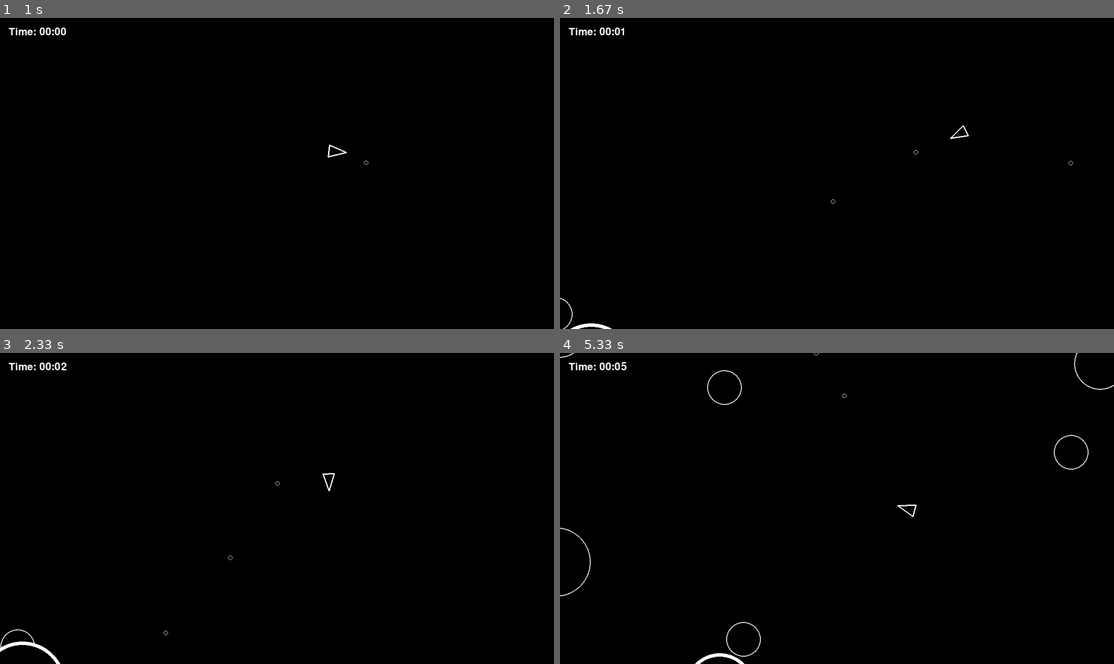
Above: before the commit, frames 1-4 (two rows, left to right).
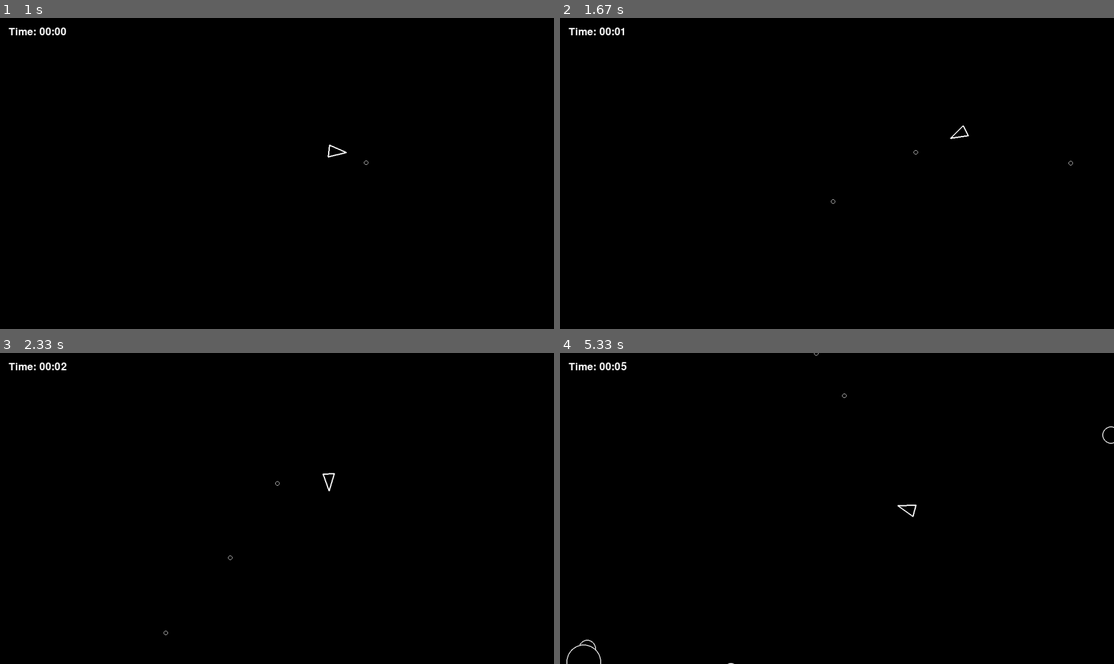
Above: after the commit, the same moments.

Repository: TobiasPartzsch/asteroids-game
Game: pygame game, started from main.py
Same seed, same stepped clock (60 frames per second), same inputs: the game is played once before the commit and once after it.
Inputs (mouse positions are in pixels of both pictures, inside the frame that each line leads up to):
- Up to frame 1 (1 s): hold D 0.33-0.8 s; move the mouse to (254, 185) at 0.37 s; hold W from 0.83 s (still down); move the mouse to (454, 164) at 0.87 s; tap Space at 0.9 s
- Up to frame 2 (1.67 s): release W at 1.13 s; hold D 1.17-1.63 s; move the mouse to (837, 195) at 1.2 s; tap Space at 1.23, 1.53 s
- Up to frame 3 (2.33 s): hold A 1.67-2.2 s; move the mouse to (144, 511) at 1.7 s; tap Space at 1.73, 2.03, 2.3 s; hold S from 2.23 s (still down); move the mouse to (332, 576) at 2.27 s
- Up to frame 4 (5.33 s): release S at 2.53 s; hold A 2.57-2.97 s; move the mouse to (665, 580) at 2.6 s; tap Space at 2.63, 2.93, 3.07, 3.47, 3.77, 4.13, 4.53, 4.83, 5.03 s; hold W 3-3.37 s; move the mouse to (920, 399) at 3.03 s; hold D 3.4-4.03 s; move the mouse to (1041, 617) at 3.43 s; hold S 4.07-4.43 s; move the mouse to (903, 536) at 4.1 s; hold A 4.47-4.93 s; move the mouse to (848, 402) at 4.5 s; hold D from 4.97 s (still down); move the mouse to (704, 446) at 5 s

Frame 1 is identical in both runs. In frame 2, 0.1% of the frame differs, in the area x 0-10%, y 89-100%; in frame 3, 0.2%; in frame 4, 0.6%, in the area x 0-100%, y 0-100%.

Commit message:
fix: spelling error (also bit different settings)

Diff:
--- a/settings/asteroids.py
+++ b/settings/asteroids.py
@@ -1,6 +1,6 @@
+import math
 from dataclasses import dataclass
 from enum import Enum, auto
-import math
 
 from src.collision_behaviors import CollisionBehavior
 
@@ -19,7 +19,7 @@
        Must contain at least one coefficient (k).
        Example: (1.0, 2.0, 3.0) for 1.0*x^2 + 2.0*x + 3.0 (if x is time).
     """
-    EXPONETIAL = auto()
+    EXPONENTIAL = auto()
     """Represents an exponential growth function ae^(bx).
 
        Expected coefficients: ExponentialCoefficients (Tuple[float, float]).
@@ -56,7 +56,7 @@
                     multiplier += coeff * (time ** power)
                 return multiplier
 
-            case GrowthFunction.EXPONETIAL:
+            case GrowthFunction.EXPONENTIAL:
                 # Specific checks for Exponential
                 if len(coefficients) != 2:
                     raise ValueError(
@@ -82,31 +82,35 @@
 
 # Shape
 MIN_RADIUS = 20.0
-SIZES = 5  # Number of size tiers, size works as a multiplier on MIN_RADIUS
+SIZES = 2  # Number of size tiers, size works as a multiplier on MIN_RADIUS
 MAX_RADIUS = MIN_RADIUS * SIZES  # Maximum radius for the largest asteroid tier
 
 # Spawning
+# SPAWN_RATE_GROWTH = GrowthSetting(
+#     function_type=GrowthFunction.POLYNOMIAL,
+#     coefficients=(0.1, 2.0)
+# )  # spawns per second
 SPAWN_RATE_GROWTH = GrowthSetting(
     function_type=GrowthFunction.POLYNOMIAL,
-    coefficients=(0.1, 2.0)
+    coefficients=(0.3, 0.1)
 )  # spawns per second
 STARTING_SPEED_SPREAD = (40, 100)  # Range (min, max) of initial speeds for newly spawned asteroids (pixels/sec)
 SPEED_GROWTH = GrowthSetting(
-    function_type=GrowthFunction.EXPONETIAL,
-    coefficients=(1.0, 0.03,)
-)  # multiplier on speed of new fragments on split
+    function_type=GrowthFunction.POLYNOMIAL,
+    coefficients=(0.1, 0.03,)
+)  # multiplier on speed of asteroids over time
 SPAWN_INVUL_TIME_IN_SEC = 1.0
 MAX_SPAWN_ATTEMPTS = 30  # trade-off between performance (low values) and having a chance to spawn in a crowded field (high values)
 
 # Splitting
-SPLIT_SPEEDUP = 1
-SPLIT_DIRECTIONS = (-1, 1)  # multipliers on the random split rotation angle
+SPLIT_SPEEDUP = 1.0
+SPLIT_DIRECTIONS = (-1, 0, 1)  # multipliers on the random split rotation angle
 # other examples (-0.5, 0, 0.5) # (-1, -0.5, 0, 0.5, 1,)
 SPLIT_ANGLE = (10, 45)
 
 # Collision
-COLLISION_ENABLED = True  # Master switch for asteroid-asteroid collisions, not fully implemented
-ON_COLLISION = CollisionBehavior.DELETE  # Behavior when two asteroids collide
+COLLISION_ENABLED = False  # Master switch for asteroid-asteroid collisions, not fully implemented
+ON_COLLISION = CollisionBehavior.BOUNCE  # Behavior when two asteroids collide
 
 # Visual
 BORDER_WIDTH_INVULNERABLE_MULTIPLIER = 4
--- a/tests/test_asteroid_sprite.py
+++ b/tests/test_asteroid_sprite.py
@@ -313,7 +313,7 @@
                 initial_position=pygame.Vector2(40, 0),
                 initial_velocity=pygame.Vector2(-15, 0),
                 dt=0.5,
-                growth_function=asteroids.GrowthFunction.EXPONETIAL,
+                growth_function=asteroids.GrowthFunction.EXPONENTIAL,
                 coefficients=(1.0, 0.04),  # Multiplier: 1.0 * exp(0.04*t)
                 game_time=5.0,
             ),
@@ -322,7 +322,7 @@
                 initial_position=pygame.Vector2(0, 40),
                 initial_velocity=pygame.Vector2(0, -5),
                 dt=1.0,
-                growth_function=asteroids.GrowthFunction.EXPONETIAL,
+                growth_function=asteroids.GrowthFunction.EXPONENTIAL,
                 coefficients=(0.8, 0.01),
                 game_time=5.0,
             ),
--- a/tests/test_asteroidfield.py
+++ b/tests/test_asteroidfield.py
@@ -122,7 +122,7 @@
             override_settings(
                 asteroids,
                 SPAWN_RATE_GROWTH=asteroids.GrowthSetting(
-                    function_type=asteroids.GrowthFunction.EXPONETIAL,
+                    function_type=asteroids.GrowthFunction.EXPONENTIAL,
                     coefficients=(1.0, 0.1)  # 1.0 * exp(0.1*t)
                 )
             ),
